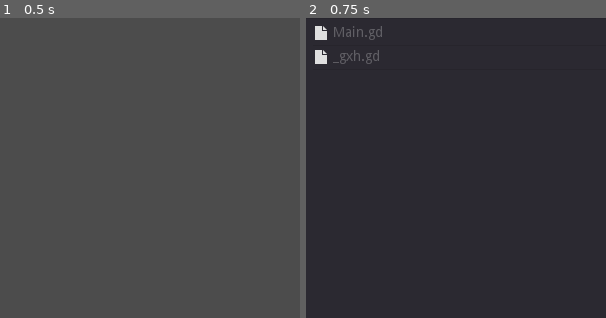
Above: before the commit, frames 1-2 (left to right).
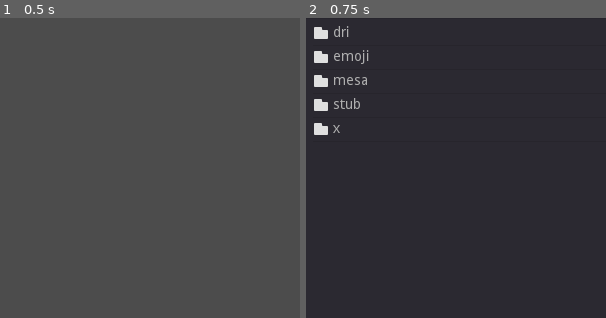
Above: after the commit, the same moments.

Repository: bloodsign/pixiv-record-history-generator
Game: Godot game, scene res://Main.tscn
Two runs of this game, one before a commit and one after it. Both use one fixed random seed, a clock stepped at 60 frames per second and the inputs below.
Inputs:
- Up to frame 1 (0.5 s): no input
- Up to frame 2 (0.75 s): click "Browse Folder" at 0.5 s
The pictures show only the part of the screen within x 20-70%, y 26-76%; the shares and areas given below are measured in that part.

Frame 1 is identical in both runs. In frame 2, 1.5% of the frame differs, in the area x 2-26%, y 2-39%.

Commit message:
Signed-off-by: bloodsign <multi_edge@yahoo.com>

Diff:
--- a/Main.gd
+++ b/Main.gd
@@ -81,7 +81,8 @@
 	file.close()
 
 func _on_FileDialog_confirmed():
-	get_dir_contents(fd.current_dir)
+	dir_path = fd.current_dir
+	get_dir_contents(dir_path)
 
 
 func get_dir_contents(rootPath: String) -> Array:
@@ -132,7 +133,7 @@
 
 func _on_Button_button_up():
 	records.clear()
-	open_explorer(fd.current_path)
+	open_explorer(dir_path)
 
 
 
Not shown, changed: export_presets.cfg
